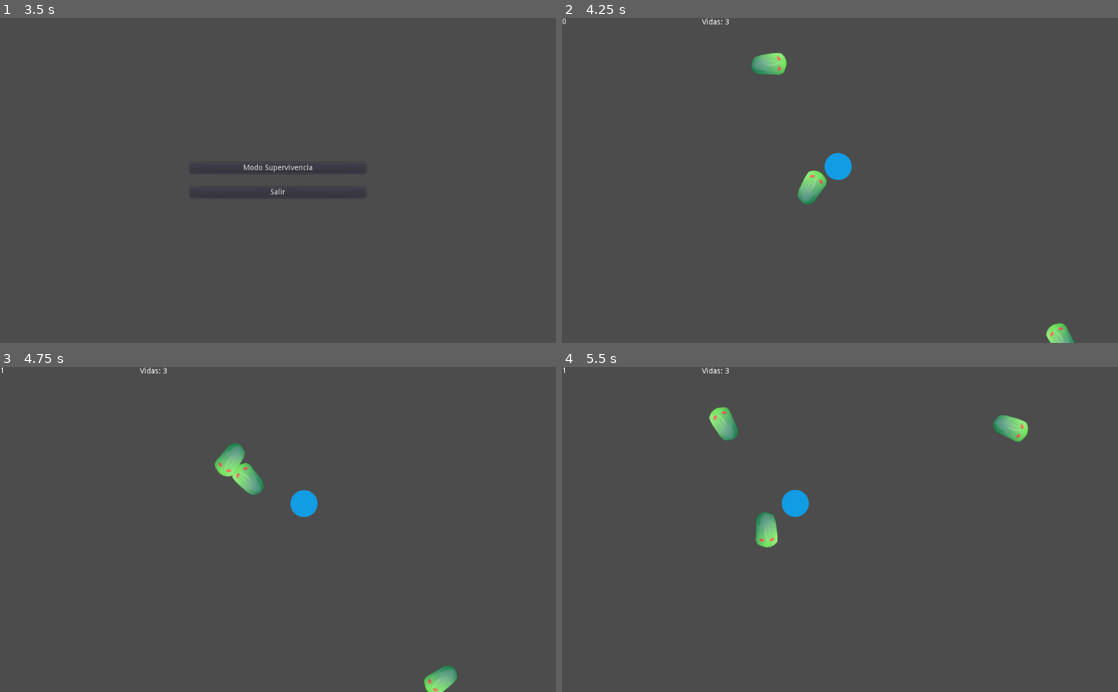
Above: before the commit, frames 1-4 (two rows, left to right).
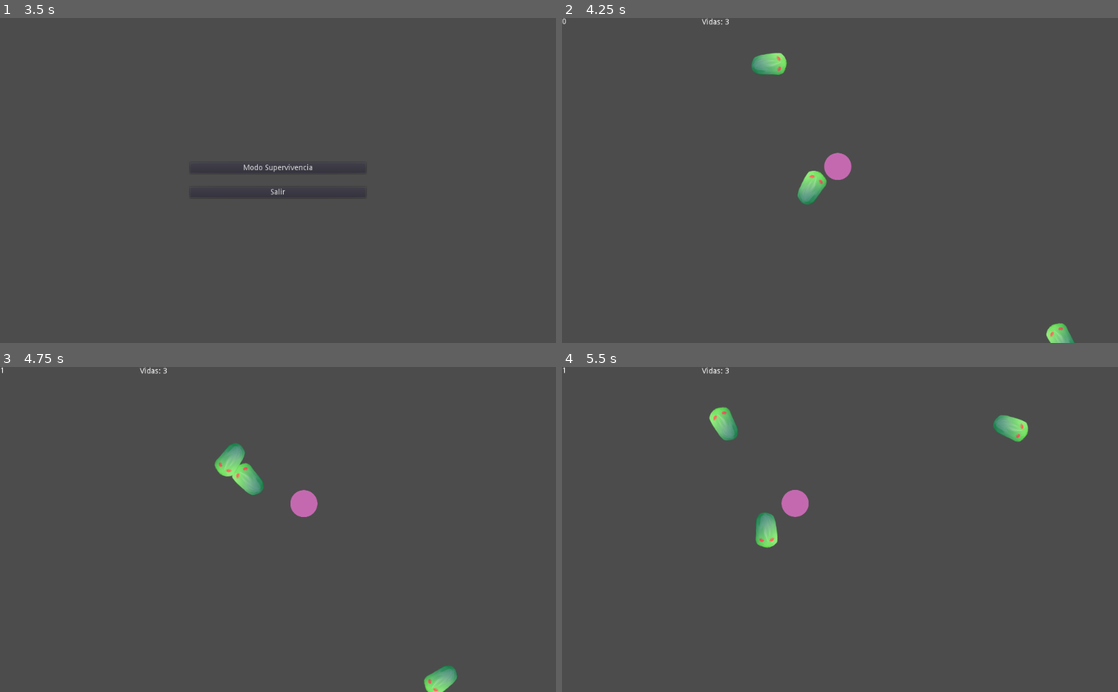
Above: after the commit, the same moments.

Repository: nourthe/nombres
Game: Godot game, scene res://intro.tscn
The game is run twice, just before and just after one commit, with the same random seed, the same clock (stepped at 60 frames per second) and the same inputs.
Inputs:
- Up to frame 1 (3.5 s): tap Enter at 0.5 s; hold Right (pj_right) 0.53-1.28 s; hold Down (pj_down) 1.28-2.03 s; hold Right (pj_right) 2.03-2.78 s; hold Up (pj_up) from 2.78 s (still down)
- Up to frame 2 (4.25 s): release Up (pj_up) at 3.5 s; click "Modo Supervivencia" at 3.5 s
- Up to frame 3 (4.75 s): hold Left (pj_left) from 4.28 s (still down)
- Up to frame 4 (5.5 s): keep holding Left (pj_left)

Frame 1 is identical in both runs. In frame 2, 0.3% of the frame differs, in the area x 44-53%, y 41-51%; in frame 3, 0.3%; in frame 4, 0.3%.

Commit message:
Añadido shader en inmunidad
Co-Authored-By: Nahuel Ourthe <nahuelourthe1996@gmail.com>

Diff:
--- a/escenas/supervivencia.tscn
+++ b/escenas/supervivencia.tscn
@@ -1,18 +1,9 @@
-[gd_scene load_steps=7 format=2]
+[gd_scene load_steps=5 format=2]
 
 [ext_resource path="res://src/supervivencia.gd" type="Script" id=1]
 [ext_resource path="res://objects/personaje.tscn" type="PackedScene" id=2]
 [ext_resource path="res://src/personaje.gd" type="Script" id=3]
 [ext_resource path="res://objects/insecto.tscn" type="PackedScene" id=4]
-
-[sub_resource type="Shader" id=1]
-
-code = ""
-
-[sub_resource type="ShaderMaterial" id=2]
-
-render_priority = 0
-shader = SubResource( 1 )
 
 [node name="Juego" type="Node" index="0"]
 
@@ -20,8 +11,7 @@
 
 [node name="jugador" parent="." index="0" instance=ExtResource( 2 )]
 
-material = SubResource( 2 )
-position = Vector2( 490.081, 299.38 )
+position = Vector2( 489.418, 299.38 )
 script = ExtResource( 3 )
 _sections_unfolded = [ "Material", "Transform" ]
 speed = 200
@@ -29,6 +19,7 @@
 [node name="KinematicBody2D2" parent="." index="1" instance=ExtResource( 4 )]
 
 position = Vector2( 913.721, 157.931 )
+_sections_unfolded = [ "Material", "Transform" ]
 
 [node name="KinematicBody2D16" parent="." index="2" instance=ExtResource( 4 )]
 
--- a/objects/personaje.tscn
+++ b/objects/personaje.tscn
@@ -1,11 +1,20 @@
-[gd_scene load_steps=3 format=2]
+[gd_scene load_steps=5 format=2]
 
-[ext_resource path="res://assets/bola.png" type="Texture" id=1]
+[ext_resource path="res://src/personaje.shader" type="Shader" id=1]
+[ext_resource path="res://assets/bola.png" type="Texture" id=2]
 
 [sub_resource type="CircleShape2D" id=1]
 
 custom_solver_bias = 0.0
 radius = 10.0
+
+[sub_resource type="ShaderMaterial" id=2]
+
+render_priority = 0
+shader = ExtResource( 1 )
+shader_param/inmune = true
+shader_param/valor = Color( 0.730469, 0.70539, 0.0884552, 0 )
+_sections_unfolded = [ "shader_param" ]
 
 [node name="KinematicBody2D" type="KinematicBody2D" index="0"]
 
@@ -24,6 +33,7 @@
 
 [node name="TextureRect" type="TextureRect" parent="." index="1"]
 
+material = SubResource( 2 )
 anchor_left = 0.0
 anchor_top = 0.0
 anchor_right = 0.0
@@ -38,9 +48,9 @@
 mouse_default_cursor_shape = 0
 size_flags_horizontal = 1
 size_flags_vertical = 1
-texture = ExtResource( 1 )
+texture = ExtResource( 2 )
 stretch_mode = 0
-_sections_unfolded = [ "Rect" ]
+_sections_unfolded = [ "Material", "Rect" ]
 
 [node name="inmune" type="Timer" parent="." index="2"]
 
--- a/src/personaje.gd
+++ b/src/personaje.gd
@@ -16,6 +16,7 @@
 	inmune.set_one_shot(true)
 	inmune.set_wait_time(TIEMPO_INMUNIDAD)
 	inmune.start()
+	$TextureRect.get_material().set_shader_param("inmune", true)
 
 func get_input():
     velocity = Vector2()
@@ -37,10 +38,15 @@
 		move_and_collide(acelerado*delta*400)
 		acelerado*=0.9
 
+	if inmune.is_stopped():
+		$TextureRect.get_material().set_shader_param("inmune", false)
+
+
 func hit(direccion):
 	acelerado = -direccion
 	if(inmune.is_stopped()):
 		inmune.start()
+		$TextureRect.get_material().set_shader_param("inmune", true)
 		vidas -= 1
 
 func get_puntos():
--- /dev/null
+++ b/src/personaje.shader
@@ -0,0 +1,16 @@
+shader_type canvas_item;
+render_mode unshaded;
+
+uniform bool inmune;
+uniform float VEL = 5.0;
+
+void fragment(){
+	if(inmune){
+		COLOR = texture(TEXTURE, UV);
+		COLOR += vec4(0.7,-0.2,-0.2,0.0)*vec4(float(int(TIME*VEL)%2));
+		//COLOR += vec4(0.7,-0.2,-0.2,0.0)*vec4(abs(sin(TIME*VEL)));
+	}
+	else{
+		COLOR = texture(TEXTURE, UV);
+	}
+}
